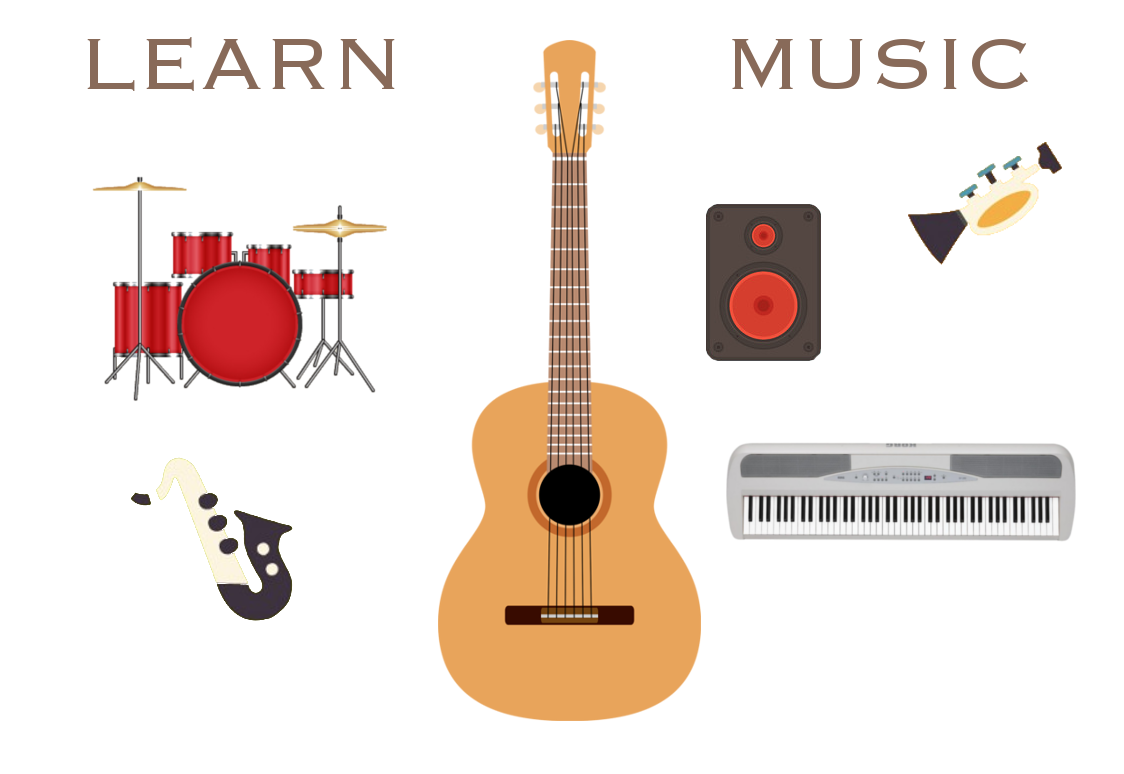
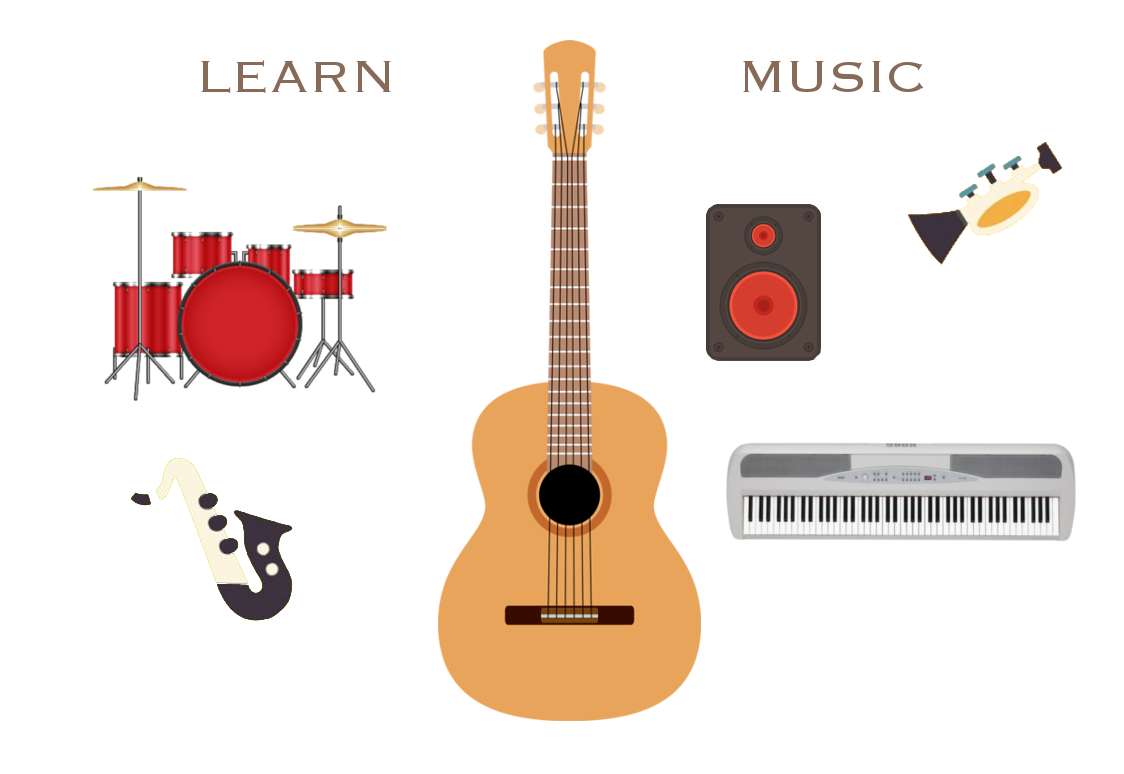
Before/after of a w=1124, h=774 layered artwork. What changed in the layer stack:
painted on "LEARN MUSIC" over bbox(87, 37, 1028, 93)
